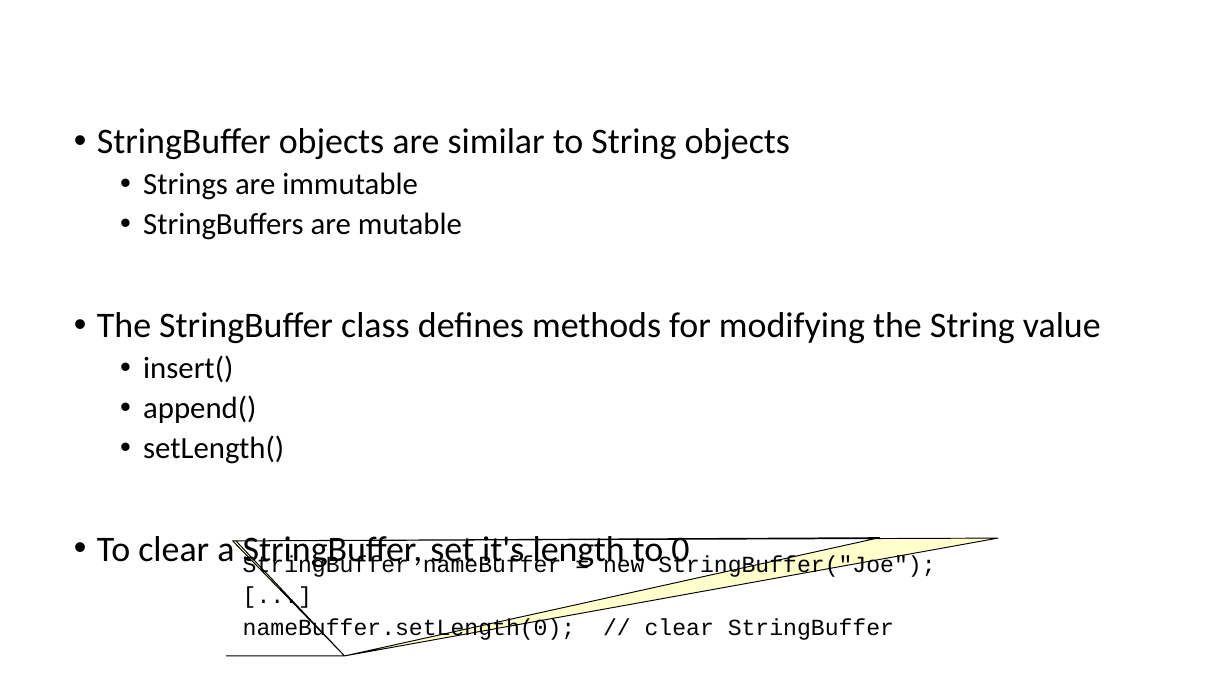
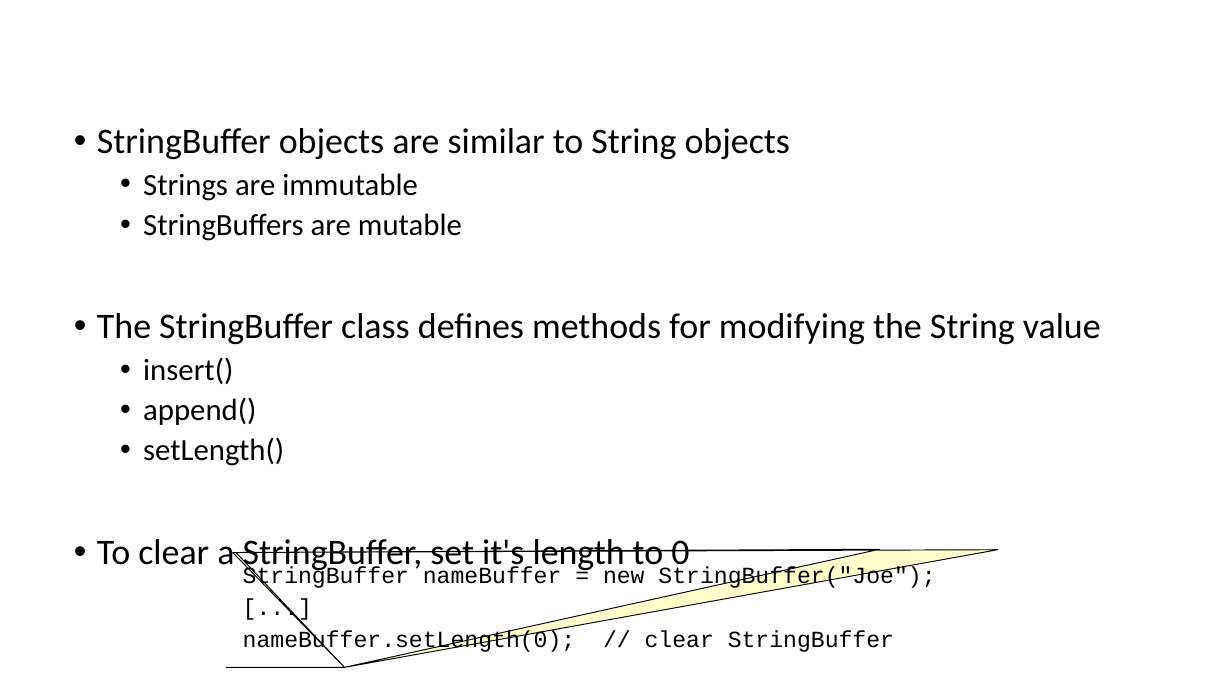
Before and after one commit to gmierzwinski/gmierzwinski.github.io, a slide deck: slide 8 of bishops/cs321/resources/CS321_Lecture_03B.ppt. Drawn at 1232x693 pixels with LibreOffice and Linux fonts; fonts in the diff are those of the drawing; background and template pictures are left out. Boxes give left, top, right and bottom in pixels: in the first picture for what was removed or moved away, otherwise in the second. Text is boxed around its words. In the diff, an @@ line names an element or a change of style, - is before the commit and + after.

```diff
--- a/bishops/cs321/resources/CS321_Lecture_03B.ppt
+++ b/bishops/cs321/resources/CS321_Lecture_03B.ppt
@@ text "StringBuffer objects are similar to ..." rewrapped from box(97, 128, 1101, 579) to box(97, 128, 1101, 573) @@
@@ freeform shape: place and size @@
-freeform shape at box(226, 537, 997, 657)
+freeform shape at box(226, 549, 997, 667)
@@ text "StringBuffer nameBuffer = new StringBuffer("Joe");" rewrapped from box(243, 536, 935, 642) to box(243, 567, 935, 654) @@
```
Also in this commit, not shown: 11 other slides changed, 1 other file.
